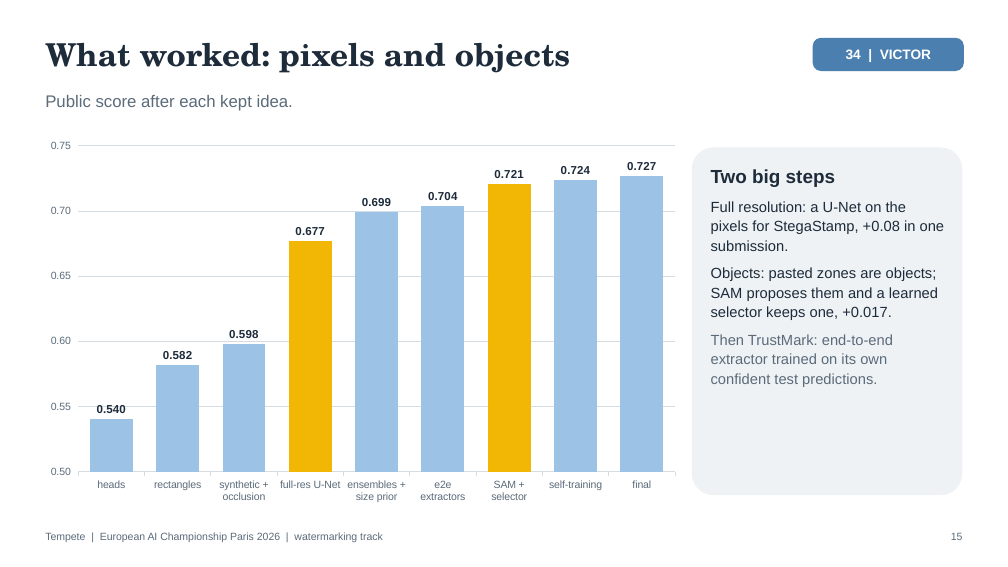
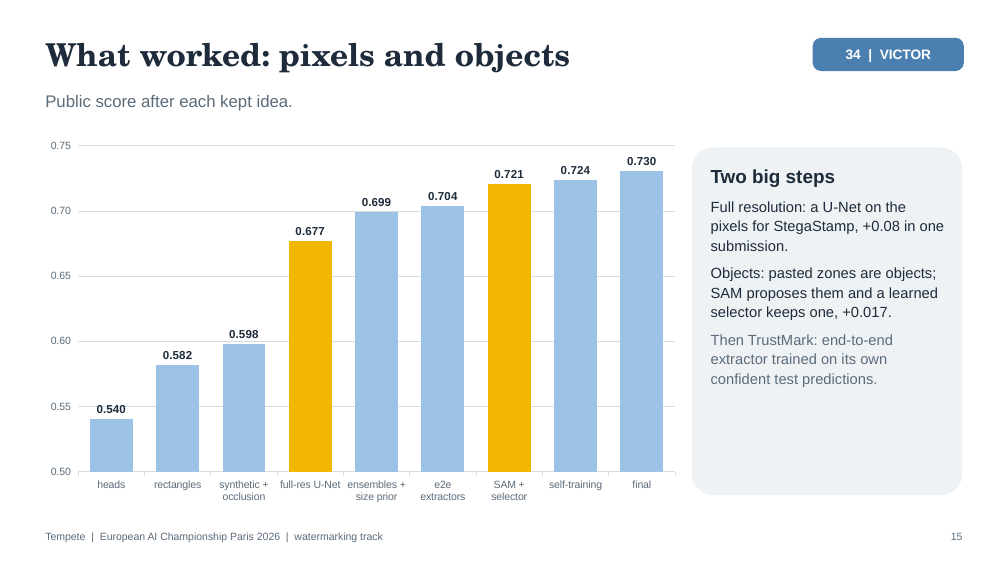
Before and after one commit to alex-pierron/Tempete, a slide deck: slide 15 of slides/tempete-slides.pptx. Drawn at 1008x567 pixels with LibreOffice and Linux fonts; fonts in the diff are those of the drawing. Boxes give left, top, right and bottom in pixels: in the first picture for what was removed or moved away, otherwise in the second. Text is boxed around its words. In the diff, an @@ line names an element or a change of style, - is before the commit and + after.

```diff
--- a/slides/tempete-slides.pptx
+++ b/slides/tempete-slides.pptx
@@ column chart at box(38, 132, 688, 510) @@
@@ Series 1, final: 0.727 to 0.73 @@
```
Also in this commit, not shown: 6 other slides changed, 16 other files.
